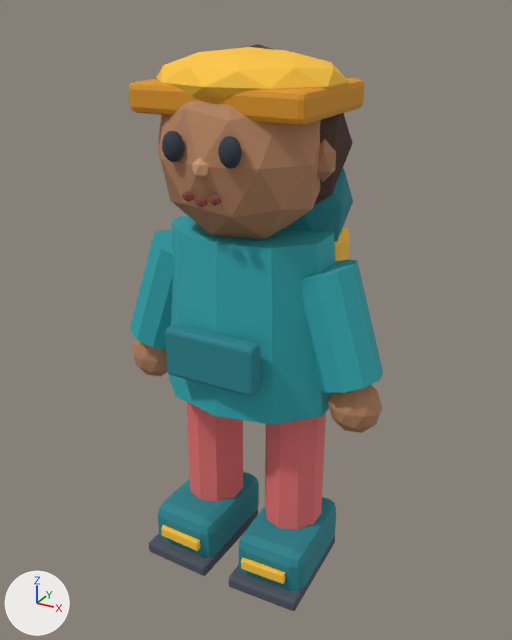
The glTF model public/assets/cast/player.glb, before and after one commit.
Camera for both pictures: a 50 mm camera at (0.841, -1.502, 1.485) aimed at (-0.005, 0.037, 0.715). Lighting does not change. The marker at lower left points along +X, +Y and +Z. The picture after the commit comes second. Where no turn or scale is listed for an object, it has been applied to the vertices.

Objects in the first picture: 'player_beanie_band', 'player_beanie_crown', 'player_hand_R', 'player_head', 'player_hoodie', 'player_hoodie_pocket', 'player_leg_L', 'player_leg_R', 'player_shoe_L', 'player_shoe_R', 'player_sleeve_L', 'player_sleeve_R' and 15 more.
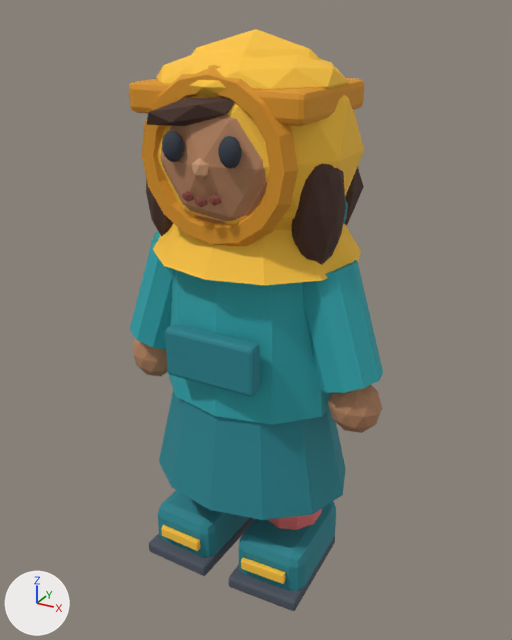
Where the change shows, as pixel boxes [x1, y1, x2, y2] in the pictures (512 x 640 px):
'player_skirt', added (cyan): after [159, 390, 346, 520]
'player_scarf_band', added (orange): after [141, 65, 298, 246]
'player_scarf_hood', added: after [157, 29, 364, 230]
'player_scarf_drape', added: after [153, 223, 361, 285]
'player_hair_girl_lock_R', added (brown): after [292, 164, 346, 265]
'player_hair_boy_fringe', added (brown): after [147, 97, 235, 126]
'player_hair_girl_lock_L', added (brown): after [146, 179, 173, 236]
'player_hair_girl_back', added (brown): after [344, 167, 364, 225]
'player_leg_R', unchanged, covered by the edit: before [265, 412, 326, 530]; after [268, 509, 322, 530]
'player_leg_L', unchanged, covered by the edit: before [186, 402, 243, 502]
'player_hood', unchanged, covered by the edit: before [282, 168, 353, 242]; after [343, 198, 348, 224]
'player_hair_back', unchanged, covered by the edit: before [249, 44, 353, 205]

The edits, one by one:
Material 'Player Skirt' (mat_player_skirt) is new.
Its base color is (0.018, 0.235, 0.28) (cyan #248590).
Its roughness is 0.78.
Material 'Player Scarf' (mat_player_scarf) is new.
Its base color is (1.0, 0.57, 0.045) (yellow #ffc73c).
Its roughness is 0.78.
Material 'Player Scarf Dark' (mat_player_scarf_dark) is new.
Its base color is (0.72, 0.3, 0.015) (orange #dd9521).
Its roughness is 0.78.
Mesh me_cone_001 is new.
It is a 12-sided cut cone along z (radius 0.285 by 0.228 at the low end, 0.215 by 0.172 at the high end) spanning x -0.285..0.285, y -0.228..0.228, z -0.15..0.15.
It uses material mat_player_skirt (cyan #248590).
Mesh me_icosphere_016 is new.
It is an icosphere of 80 faces spanning x -0.249..0.249, y -0.247..0.247, z -0.262..0.262.
It uses material mat_player_scarf (yellow #ffc73c).
Mesh me_cone_002 is new.
It is a 12-sided cut cone along z (radius 0.275 by 0.248 at the low end, 0.165 by 0.148 at the high end) spanning x -0.275..0.275, y -0.248..0.248, z -0.085..0.085.
It uses material mat_player_scarf (yellow #ffc73c).
Mesh me_torus is new.
It is a torus around y (ring radius 0.167, tube radius 0.034) spanning x -0.201..0.201, y -0.029..0.029, z -0.201..0.201.
It uses material mat_player_scarf_dark (orange #dd9521).
Mesh me_icosphere_015 is new.
It is an icosphere of 80 faces spanning x -0.059..0.059, y -0.078..0.078, z -0.15..0.15.
It uses material mat_player_hair (brown #4d352c).
Mesh me_icosphere_013 is new.
It is an icosphere of 80 faces spanning x -0.226..0.226, y -0.118..0.118, z -0.175..0.175.
It uses material mat_player_hair (brown #4d352c).
Mesh me_icosphere_012 is new.
It has 12 vertices, 20 faces and spans x -0.107..0.107, y -0.035..0.035, z -0.033..0.033.
It uses material mat_player_hair (brown #4d352c).
Object 'player_skirt' (ob_player_skirt) is new; it shows me_cone_001.
Its location is (0.0, 0.0, 0.42).
Object 'player_scarf_hood' (ob_player_scarf_hood) is new; it shows me_icosphere_016.
Its location is (0.0, 0.026, 1.18).
Object 'player_scarf_drape' (ob_player_scarf_drape) is new; it shows me_cone_002.
Its location is (0.0, 0.03, 1.0).
Object 'player_scarf_band' (ob_player_scarf_band) is new; it shows me_torus.
Its location is (0.0, -0.155, 1.175).
Object 'player_hair_girl_lock_R' (ob_player_hair_girl_lock_r) is new; it shows me_icosphere_015.
Its location is (0.2, -0.045, 1.07).
Object 'player_hair_girl_lock_L' (ob_player_hair_girl_lock_l) is new; it shows a copy of me_icosphere_015.
Its location is (-0.2, -0.045, 1.07).
Object 'player_hair_girl_back' (ob_player_hair_girl_back) is new; it shows me_icosphere_013.
Its location is (0.0, 0.14, 1.075).
Object 'player_hair_boy_fringe' (ob_player_hair_boy_fringe) is new; it shows me_icosphere_012.
Its location is (-0.04, -0.192, 1.282).
